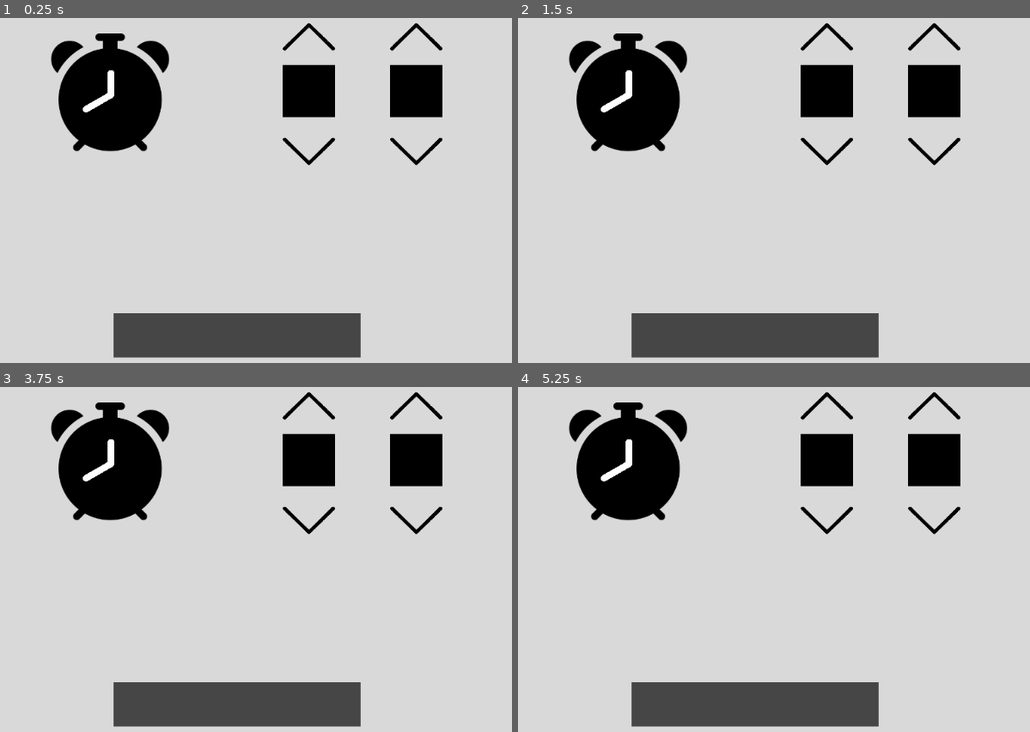
Above: before the commit, frames 1-4 (two rows, left to right).
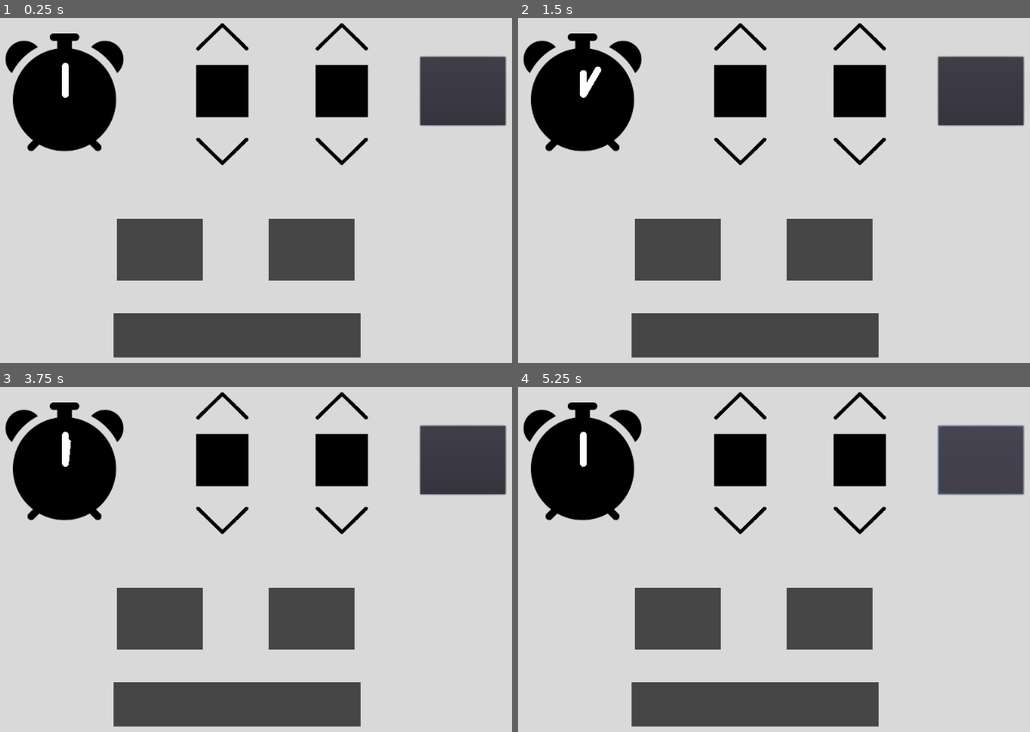
Above: after the commit, the same moments.

Repository: iuidmiul/Clock-Godot
Game: Godot game, scene res://Interface.tscn
Same seed, same stepped clock (60 frames per second), same inputs: the game is played once before the commit and once after it.
Inputs (mouse positions are in pixels of both pictures, inside the frame that each line leads up to):
- Up to frame 1 (0.25 s): no input
- Up to frame 2 (1.5 s): click (825, 42) at 0.52 s; click (738, 42) at 1.27 s
- Up to frame 3 (3.75 s): click (307, 518) at 2.02 s; click (220, 518) at 2.77 s; click (343, 411) at 3.52 s
- Up to frame 4 (5.25 s): click (861, 518) at 4.27 s; click (978, 459) at 5 s, where only the run after the commit has a clickable "Set alarm"

The runs differ from the first frame. In frame 1, 22% of the frame differs, in the area x 1-99%, y 1-77%; in frame 2, 22%; in frame 3, 22%; in frame 4, 22%.

Commit message:
Clock halfway done

Diff:
--- a/ClockTop.gd
+++ b/ClockTop.gd
@@ -1,21 +1,65 @@
 extends Control
 
-#Top Clock
+var hour = 0
+var minute = 0
+
 #hour component
-onready var hour_plus_top = get_node("Hour/Plus")
-onready var hour_sub_top = get_node("Hour/Sub")
+onready var hour_plus = get_node("Hour/Plus")
+onready var hour_sub = get_node("Hour/Sub")
+onready var hour_text = get_node("Hour/Label")
+onready var hour_tongue = get_node("ClockBg/ClockHour")
 
 #minute component
-onready var minute_plus_top = get_node("Minutes/Plus")
-onready var minute_sub_top = get_node("Minutes/Sub")
-onready var minute_text_top = get_node("Minutes/Label")
+onready var minute_plus = get_node("Minutes/Plus")
+onready var minute_sub = get_node("Minutes/Sub")
+onready var minute_text = get_node("Minutes/Label")
+onready var minute_tongue = get_node("ClockBg/ClockMinute")
 
-#Bottom Clock
-#hour component
-onready var hour_plus_bottom = get_node("Hour/Plus")
-onready var hour_sub_bottom = get_node("Hour/Sub")
+func _process(delta):
+	#update hour text
+	if hour < 10:
+		hour_text.text = "0" + String(hour)
+	else:
+		hour_text.text = String(hour)
+	#update minute text
+	if minute < 10:
+		minute_text.text = "0" + String(minute)
+	else:
+		minute_text.text = String(minute)
 
-#minute component
-onready var minute_plus_bottom = get_node("Minutes/Plus")
-onready var minute_sub_bottom = get_node("Minutes/Sub")
-onready var minute_text_bottom = get_node("Minutes/Label")
+	#update clock hour tongue
+	if hour == 0:
+		hour_tongue.rotation_degrees = 0
+	else:
+		hour_tongue.rotation_degrees = 30 * hour
+	#update clock minute tongue
+	if minute == 0:
+		minute_tongue.rotation_degrees = 0
+	else:
+		minute_tongue.rotation_degrees = 6 * minute
+
+func _on_Plus_hour_button_down():
+	if hour < 24:
+		hour += 1
+	else:
+		hour = 0
+
+func _on_Sub_hour_button_down():
+	if hour > 0:
+		hour -= 1
+	else:
+		hour = 24
+
+
+func _on_Plus_minute_button_down():
+	if minute < 60:
+		minute += 1
+	else:
+		minute = 0
+
+
+func _on_Sub_minute_button_down():
+	if minute > 0:
+		minute -= 1
+	else:
+		minute = 60
--- a/Interface.tscn
+++ b/Interface.tscn
@@ -177,11 +177,21 @@
 size = 50
 font_data = ExtResource( 4 )
 
+[sub_resource type="DynamicFont" id=15]
+size = 31
+extra_spacing_top = -3
+extra_spacing_bottom = -3
+font_data = ExtResource( 4 )
+
+[sub_resource type="DynamicFont" id=16]
+size = 23
+font_data = ExtResource( 4 )
+
 [node name="Control" type="Control"]
 anchor_right = 1.0
 anchor_bottom = 1.0
 __meta__ = {
-"_edit_horizontal_guides_": [ 300.0 ],
+"_edit_horizontal_guides_": [ 300.0, 154.0 ],
 "_edit_use_anchors_": false,
 "_edit_vertical_guides_": [ 512.0, 1582.0 ]
 }
@@ -214,6 +224,7 @@
 margin_top = -33.0
 margin_right = 184.002
 margin_bottom = 33.0008
+rect_rotation = 2.40852
 rect_pivot_offset = Vector2( 184, 33 )
 focus_mode = 0
 custom_fonts/font = SubResource( 3 )
@@ -237,6 +248,7 @@
 }
 
 [node name="AnimationPlayer" type="AnimationPlayer" parent="Main/Button"]
+reset_on_save = false
 playback_process_mode = 0
 anims/Idle = SubResource( 9 )
 anims/RESET = SubResource( 5 )
@@ -268,13 +280,13 @@
 }
 
 [node name="ClockBg" type="Sprite" parent="Clocks/ClockTop"]
-position = Vector2( 323, 156 )
+position = Vector2( 255, 156 )
 scale = Vector2( 0.608997, 0.608997 )
 texture = ExtResource( 3 )
 
 [node name="ClockHour" type="Sprite" parent="Clocks/ClockTop/ClockBg"]
 position = Vector2( 2, 6 )
-rotation = -2.09439
+rotation = 0.523598
 texture = ExtResource( 1 )
 offset = Vector2( 0, -36 )
 
@@ -284,9 +296,9 @@
 offset = Vector2( 0, -27 )
 
 [node name="Hour" type="ColorRect" parent="Clocks/ClockTop"]
-margin_left = 580.0
+margin_left = 451.0
 margin_top = 115.0
-margin_right = 658.0
+margin_right = 529.0
 margin_bottom = 193.0
 rect_pivot_offset = Vector2( 39, 39 )
 mouse_filter = 2
@@ -306,7 +318,7 @@
 "_edit_use_anchors_": false
 }
 
-[node name="Plus" type="Button" parent="Clocks/ClockTop/Hour"]
+[node name="Plus_hour" type="Button" parent="Clocks/ClockTop/Hour"]
 anchor_right = 1.0
 anchor_bottom = 1.0
 margin_top = -63.0
@@ -318,7 +330,7 @@
 "_edit_use_anchors_": false
 }
 
-[node name="TextureRect4" type="TextureRect" parent="Clocks/ClockTop/Hour/Plus"]
+[node name="TextureRect4" type="TextureRect" parent="Clocks/ClockTop/Hour/Plus_hour"]
 margin_right = 78.0
 margin_bottom = 42.0
 rect_pivot_offset = Vector2( 39, 31 )
@@ -329,7 +341,7 @@
 "_edit_use_anchors_": false
 }
 
-[node name="Sub" type="Button" parent="Clocks/ClockTop/Hour"]
+[node name="Sub_hour" type="Button" parent="Clocks/ClockTop/Hour"]
 anchor_right = 1.0
 anchor_bottom = 1.0
 margin_top = 98.0
@@ -341,7 +353,7 @@
 "_edit_use_anchors_": false
 }
 
-[node name="TextureRect3" type="TextureRect" parent="Clocks/ClockTop/Hour/Sub"]
+[node name="TextureRect3" type="TextureRect" parent="Clocks/ClockTop/Hour/Sub_hour"]
 margin_right = 78.0
 margin_bottom = 62.0001
 rect_pivot_offset = Vector2( 39, 31 )
@@ -354,9 +366,9 @@
 }
 
 [node name="Minutes" type="ColorRect" parent="Clocks/ClockTop"]
-margin_left = 740.0
+margin_left = 629.0
 margin_top = 115.0
-margin_right = 818.0
+margin_right = 707.0
 margin_bottom = 193.0
 rect_pivot_offset = Vector2( 39, 39 )
 mouse_filter = 2
@@ -376,17 +388,18 @@
 "_edit_use_anchors_": false
 }
 
-[node name="Plus" type="Button" parent="Clocks/ClockTop/Minutes"]
+[node name="Plus_minute" type="Button" parent="Clocks/ClockTop/Minutes"]
 anchor_right = 1.0
 anchor_bottom = 1.0
 margin_top = -63.0
 margin_bottom = -87.0
-flat = true
-__meta__ = {
-"_edit_use_anchors_": false
-}
-
-[node name="TextureRect4" type="TextureRect" parent="Clocks/ClockTop/Minutes/Plus"]
+focus_mode = 0
+flat = true
+__meta__ = {
+"_edit_use_anchors_": false
+}
+
+[node name="TextureRect4" type="TextureRect" parent="Clocks/ClockTop/Minutes/Plus_minute"]
 margin_right = 78.0
 margin_bottom = 42.0
 rect_pivot_offset = Vector2( 39, 31 )
@@ -397,17 +410,18 @@
 "_edit_use_anchors_": false
 }
 
-[node name="Sub" type="Button" parent="Clocks/ClockTop/Minutes"]
+[node name="Sub_minute" type="Button" parent="Clocks/ClockTop/Minutes"]
 anchor_right = 1.0
 anchor_bottom = 1.0
 margin_top = 98.0
 margin_bottom = 74.0
-flat = true
-__meta__ = {
-"_edit_use_anchors_": false
-}
-
-[node name="TextureRect3" type="TextureRect" parent="Clocks/ClockTop/Minutes/Sub"]
+focus_mode = 0
+flat = true
+__meta__ = {
+"_edit_use_anchors_": false
+}
+
+[node name="TextureRect3" type="TextureRect" parent="Clocks/ClockTop/Minutes/Sub_minute"]
 margin_right = 78.0
 margin_bottom = 62.0001
 rect_pivot_offset = Vector2( 39, 31 )
@@ -419,15 +433,248 @@
 "_edit_use_anchors_": false
 }
 
-[node name="Exit" type="Button" parent="Clocks/ClockTop"]
+[node name="SetAlarm" type="Button" parent="Clocks/ClockTop"]
+margin_left = 785.0
+margin_top = 103.0
+margin_right = 912.0
+margin_bottom = 205.0
+rect_pivot_offset = Vector2( 78, 58 )
+custom_fonts/font = SubResource( 3 )
+expand_icon = true
+__meta__ = {
+"_edit_use_anchors_": false
+}
+
+[node name="Bg" type="ColorRect" parent="Clocks/ClockTop/SetAlarm"]
+show_behind_parent = true
+anchor_right = 1.0
+anchor_bottom = 1.0
+rect_pivot_offset = Vector2( 184, 33 )
+mouse_filter = 2
+color = Color( 0.278431, 0.278431, 0.278431, 1 )
+__meta__ = {
+"_edit_use_anchors_": false
+}
+
+[node name="Label" type="Label" parent="Clocks/ClockTop/SetAlarm"]
+anchor_right = 1.0
+anchor_bottom = 1.0
+custom_fonts/font = SubResource( 15 )
+text = "Set
+alarm"
+align = 1
+valign = 1
+__meta__ = {
+"_edit_use_anchors_": false
+}
+
+[node name="ClockTop2" type="Control" parent="Clocks"]
+anchor_right = 1.0
+anchor_bottom = 0.5
+margin_left = 1024.0
+margin_right = 1024.0
+mouse_filter = 2
+script = ExtResource( 7 )
+__meta__ = {
+"_edit_use_anchors_": false
+}
+
+[node name="ClockBg" type="Sprite" parent="Clocks/ClockTop2"]
+position = Vector2( 255, 156 )
+scale = Vector2( 0.608997, 0.608997 )
+texture = ExtResource( 3 )
+
+[node name="ClockHour" type="Sprite" parent="Clocks/ClockTop2/ClockBg"]
+position = Vector2( 2, 6 )
+rotation = 0.523598
+texture = ExtResource( 1 )
+offset = Vector2( 0, -36 )
+
+[node name="ClockMinute" type="Sprite" parent="Clocks/ClockTop2/ClockBg"]
+position = Vector2( 2, 6 )
+texture = ExtResource( 2 )
+offset = Vector2( 0, -27 )
+
+[node name="Hour" type="ColorRect" parent="Clocks/ClockTop2"]
+margin_left = 451.0
+margin_top = 115.0
+margin_right = 529.0
+margin_bottom = 193.0
+rect_pivot_offset = Vector2( 39, 39 )
+mouse_filter = 2
+color = Color( 0, 0, 0, 1 )
+__meta__ = {
+"_edit_use_anchors_": false
+}
+
+[node name="Label" type="Label" parent="Clocks/ClockTop2/Hour"]
+anchor_right = 1.0
+anchor_bottom = 1.0
+custom_fonts/font = SubResource( 1 )
+text = "20"
+align = 1
+valign = 1
+__meta__ = {
+"_edit_use_anchors_": false
+}
+
+[node name="Plus_hour" type="Button" parent="Clocks/ClockTop2/Hour"]
+anchor_right = 1.0
+anchor_bottom = 1.0
+margin_top = -63.0
+margin_bottom = -87.0
+focus_mode = 0
+enabled_focus_mode = 0
+flat = true
+__meta__ = {
+"_edit_use_anchors_": false
+}
+
+[node name="TextureRect4" type="TextureRect" parent="Clocks/ClockTop2/Hour/Plus_hour"]
+margin_right = 78.0
+margin_bottom = 42.0
+rect_pivot_offset = Vector2( 39, 31 )
+texture = ExtResource( 5 )
+expand = true
+stretch_mode = 6
+__meta__ = {
+"_edit_use_anchors_": false
+}
+
+[node name="Sub_hour" type="Button" parent="Clocks/ClockTop2/Hour"]
+anchor_right = 1.0
+anchor_bottom = 1.0
+margin_top = 98.0
+margin_bottom = 74.0
+focus_mode = 0
+enabled_focus_mode = 0
+flat = true
+__meta__ = {
+"_edit_use_anchors_": false
+}
+
+[node name="TextureRect3" type="TextureRect" parent="Clocks/ClockTop2/Hour/Sub_hour"]
+margin_right = 78.0
+margin_bottom = 62.0001
+rect_pivot_offset = Vector2( 39, 31 )
+texture = ExtResource( 5 )
+expand = true
+stretch_mode = 6
+flip_v = true
+__meta__ = {
+"_edit_use_anchors_": false
+}
+
+[node name="Minutes" type="ColorRect" parent="Clocks/ClockTop2"]
+margin_left = 629.0
+margin_top = 115.0
+margin_right = 707.0
+margin_bottom = 193.0
+rect_pivot_offset = Vector2( 39, 39 )
+mouse_filter = 2
+color = Color( 0, 0, 0, 1 )
+__meta__ = {
+"_edit_use_anchors_": false
+}
+
+[node name="Label" type="Label" parent="Clocks/ClockTop2/Minutes"]
+anchor_right = 1.0
+anchor_bottom = 1.0
+custom_fonts/font = SubResource( 1 )
+text = "20"
+align = 1
+valign = 1
+__meta__ = {
+"_edit_use_anchors_": false
+}
+
+[node name="Plus_minute" type="Button" parent="Clocks/ClockTop2/Minutes"]
+anchor_right = 1.0
+anchor_bottom = 1.0
+margin_top = -63.0
+margin_bottom = -87.0
+flat = true
+__meta__ = {
+"_edit_use_anchors_": false
+}
+
+[node name="TextureRect4" type="TextureRect" parent="Clocks/ClockTop2/Minutes/Plus_minute"]
+margin_right = 78.0
+margin_bottom = 42.0
+rect_pivot_offset = Vector2( 39, 31 )
+texture = ExtResource( 5 )
+expand = true
+stretch_mode = 6
+__meta__ = {
+"_edit_use_anchors_": false
+}
+
+[node name="Sub_minute" type="Button" parent="Clocks/ClockTop2/Minutes"]
+anchor_right = 1.0
+anchor_bottom = 1.0
+margin_top = 98.0
+margin_bottom = 74.0
+flat = true
+__meta__ = {
+"_edit_use_anchors_": false
+}
+
+[node name="TextureRect3" type="TextureRect" parent="Clocks/ClockTop2/Minutes/Sub_minute"]
+margin_right = 78.0
+margin_bottom = 62.0001
+rect_pivot_offset = Vector2( 39, 31 )
+texture = ExtResource( 5 )
+expand = true
+stretch_mode = 6
+flip_v = true
+__meta__ = {
+"_edit_use_anchors_": false
+}
+
+[node name="SetAlarm" type="Button" parent="Clocks/ClockTop2"]
+margin_left = 785.0
+margin_top = 103.0
+margin_right = 912.0
+margin_bottom = 205.0
+rect_pivot_offset = Vector2( 78, 58 )
+custom_fonts/font = SubResource( 3 )
+expand_icon = true
+__meta__ = {
+"_edit_use_anchors_": false
+}
+
+[node name="Bg" type="ColorRect" parent="Clocks/ClockTop2/SetAlarm"]
+show_behind_parent = true
+anchor_right = 1.0
+anchor_bottom = 1.0
+rect_pivot_offset = Vector2( 184, 33 )
+mouse_filter = 2
+color = Color( 0.278431, 0.278431, 0.278431, 1 )
+__meta__ = {
+"_edit_use_anchors_": false
+}
+
+[node name="Label" type="Label" parent="Clocks/ClockTop2/SetAlarm"]
+anchor_right = 1.0
+anchor_bottom = 1.0
+custom_fonts/font = SubResource( 15 )
+text = "Set
+alarm"
+align = 1
+valign = 1
+__meta__ = {
+"_edit_use_anchors_": false
+}
+
+[node name="Exit" type="Button" parent="Clocks"]
 anchor_left = 0.5
 anchor_top = 0.5
 anchor_right = 0.5
 anchor_bottom = 0.5
 margin_left = -183.543
-margin_top = 336.0
+margin_top = 186.0
 margin_right = 184.459
-margin_bottom = 402.001
+margin_bottom = 252.001
 rect_pivot_offset = Vector2( 184, 33 )
 custom_fonts/font = SubResource( 3 )
 text = "Exit"
@@ -437,7 +684,65 @@
 "_edit_use_anchors_": false
 }
 
-[node name="Bg" type="ColorRect" parent="Clocks/ClockTop/Exit"]
+[node name="Bg" type="ColorRect" parent="Clocks/Exit"]
+show_behind_parent = true
+anchor_right = 1.0
+anchor_bottom = 1.0
+rect_pivot_offset = Vector2( 184, 33 )
+mouse_filter = 2
+color = Color( 0.278431, 0.278431, 0.278431, 1 )
+__meta__ = {
+"_edit_use_anchors_": false
+}
+
+[node name="Alarm2" type="Button" parent="Clocks"]
+anchor_left = 0.5
+anchor_top = 0.5
+anchor_right = 0.5
+anchor_bottom = 0.5
+margin_left = 47.0
+margin_top = 45.0
+margin_right = 175.0
+margin_bottom = 137.0
+rect_pivot_offset = Vector2( 63, 46 )
+custom_fonts/font = SubResource( 16 )
+text = "Alarm 2"
+flat = true
+expand_icon = true
+__meta__ = {
+"_edit_use_anchors_": false
+}
+
+[node name="Bg" type="ColorRect" parent="Clocks/Alarm2"]
+show_behind_parent = true
+anchor_right = 1.0
+anchor_bottom = 1.0
+rect_pivot_offset = Vector2( 184, 33 )
+mouse_filter = 2
+color = Color( 0.278431, 0.278431, 0.278431, 1 )
+__meta__ = {
+"_edit_use_anchors_": false
+}
+
+[node name="Alarm" type="Button" parent="Clocks"]
+anchor_left = 0.5
+anchor_top = 0.5
+anchor_right = 0.5
+anchor_bottom = 0.5
+margin_left = -179.0
+margin_top = 45.0
+margin_right = -51.0
+margin_bottom = 137.0
+rect_pivot_offset = Vector2( 63, 46 )
+custom_fonts/font = SubResource( 16 )
+text = "Alarm 1"
+flat = true
+expand_icon = true
+__meta__ = {
+"_edit_use_anchors_": false
+}
+
+[node name="Bg" type="ColorRect" parent="Clocks/Alarm"]
 show_behind_parent = true
 anchor_right = 1.0
 anchor_bottom = 1.0
@@ -451,3 +756,11 @@
 [connection signal="mouse_entered" from="Main/Button" to="Main/Button" method="_on_Button_mouse_entered"]
 [connection signal="mouse_exited" from="Main/Button" to="Main/Button" method="_on_Button_mouse_exited"]
 [connection signal="pressed" from="Main/Button" to="Main/Button" method="_on_Button_pressed"]
+[connection signal="button_down" from="Clocks/ClockTop/Hour/Plus_hour" to="Clocks/ClockTop" method="_on_Plus_hour_button_down"]
+[connection signal="button_down" from="Clocks/ClockTop/Hour/Sub_hour" to="Clocks/ClockTop" method="_on_Sub_hour_button_down"]
+[connection signal="button_down" from="Clocks/ClockTop/Minutes/Plus_minute" to="Clocks/ClockTop" method="_on_Plus_minute_button_down"]
+[connection signal="button_down" from="Clocks/ClockTop/Minutes/Sub_minute" to="Clocks/ClockTop" method="_on_Sub_minute_button_down"]
+[connection signal="button_down" from="Clocks/ClockTop2/Hour/Plus_hour" to="Clocks/ClockTop2" method="_on_Plus_hour_button_down"]
+[connection signal="button_down" from="Clocks/ClockTop2/Hour/Sub_hour" to="Clocks/ClockTop2" method="_on_Sub_hour_button_down"]
+[connection signal="button_down" from="Clocks/ClockTop2/Minutes/Plus_minute" to="Clocks/ClockTop2" method="_on_Plus_minute_button_down"]
+[connection signal="button_down" from="Clocks/ClockTop2/Minutes/Sub_minute" to="Clocks/ClockTop2" method="_on_Sub_minute_button_down"]
Not shown: 1 places in Interface.tscn that only renumber resources
